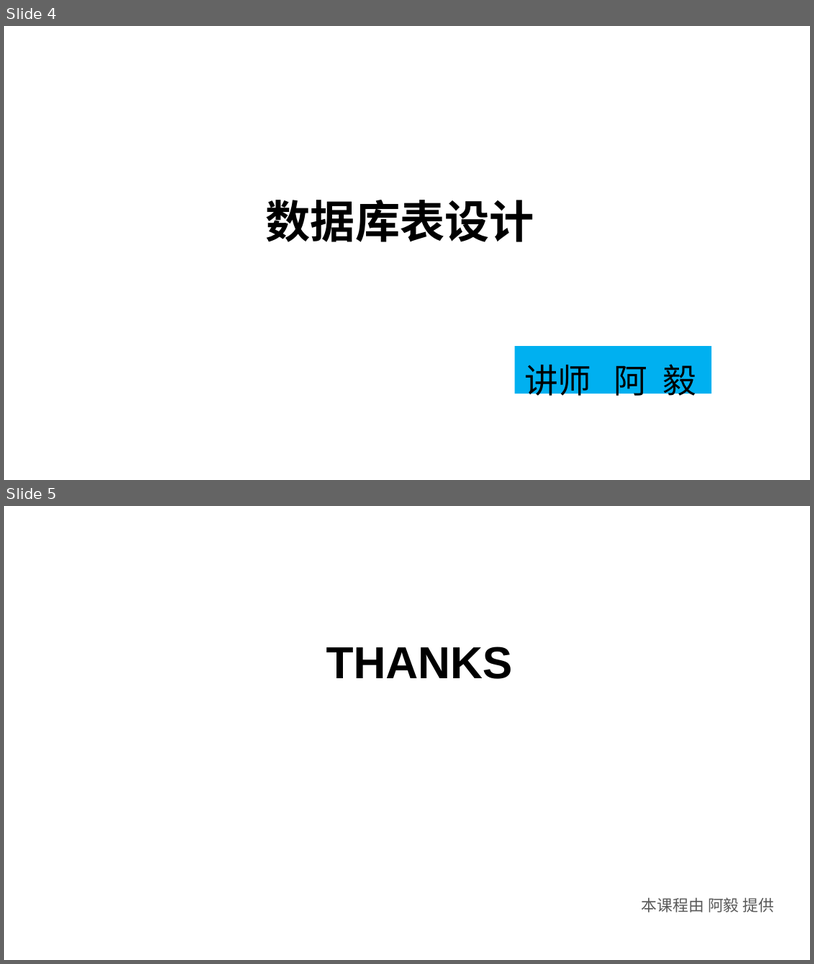
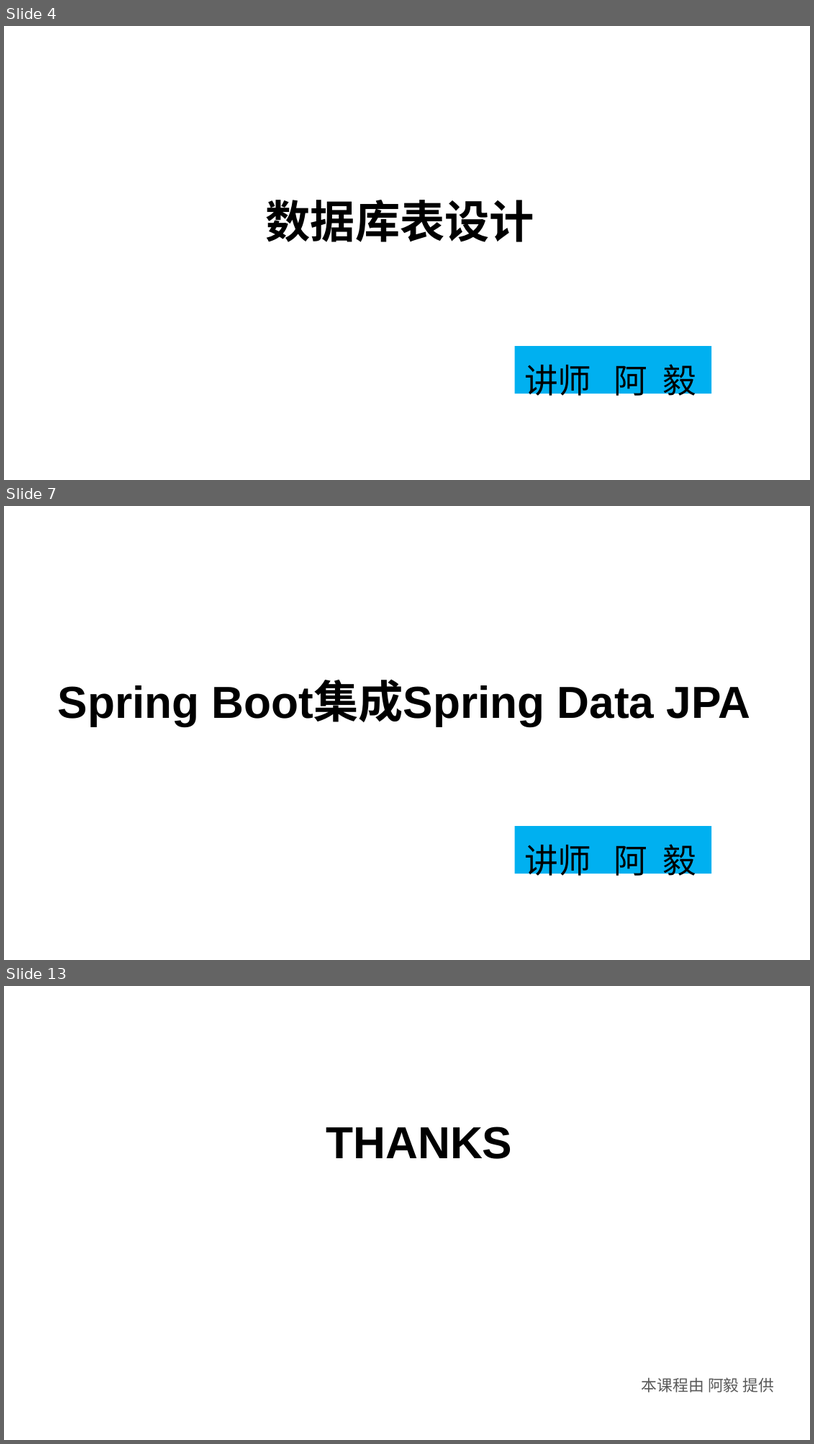
Before and after one commit to huangwenyi10/high-concurrency-praise, a slide deck: doc/SpringBoot+Redis+MQ实现高并发点赞功能.ppt. Shown one above the other, each under a label of ours: slides 4 and 5 before the commit, slides 4, 7 and 13 after it; the slides between them are not shown. The pictures are 814x964 and 814x1444 pixels, drawn with LibreOffice and Linux fonts; fonts in the diff are those of the drawing; background and template pictures are left out. Boxes give left, top, right and bottom in pixels: in the first picture for what was removed or moved away, otherwise in the second. Text is boxed around its words. In the diff, an @@ line names an element or a change of style, - is before the commit and + after.

```diff
--- a/doc/SpringBoot+Redis+MQ实现高并发点赞功能.ppt
+++ b/doc/SpringBoot+Redis+MQ实现高并发点赞功能.ppt
@@ slide 7 added at (4, 506, 810, 960), background picture (left out) @@
@@ text added at (58, 682, 751, 726), 40 pt, text #000000, bold @@
+Spring Boot集成Spring Data JPA
@@ rectangle added at (515, 826, 712, 874), fill #00B0F0 @@
@@ text added at (525, 844, 697, 881), 30 pt, text #000000 @@
+讲师 阿 毅
@@ what was slide 5 is now slide 13 @@
```
Also in this commit, not shown: 7 other slides added, 21 other files.
